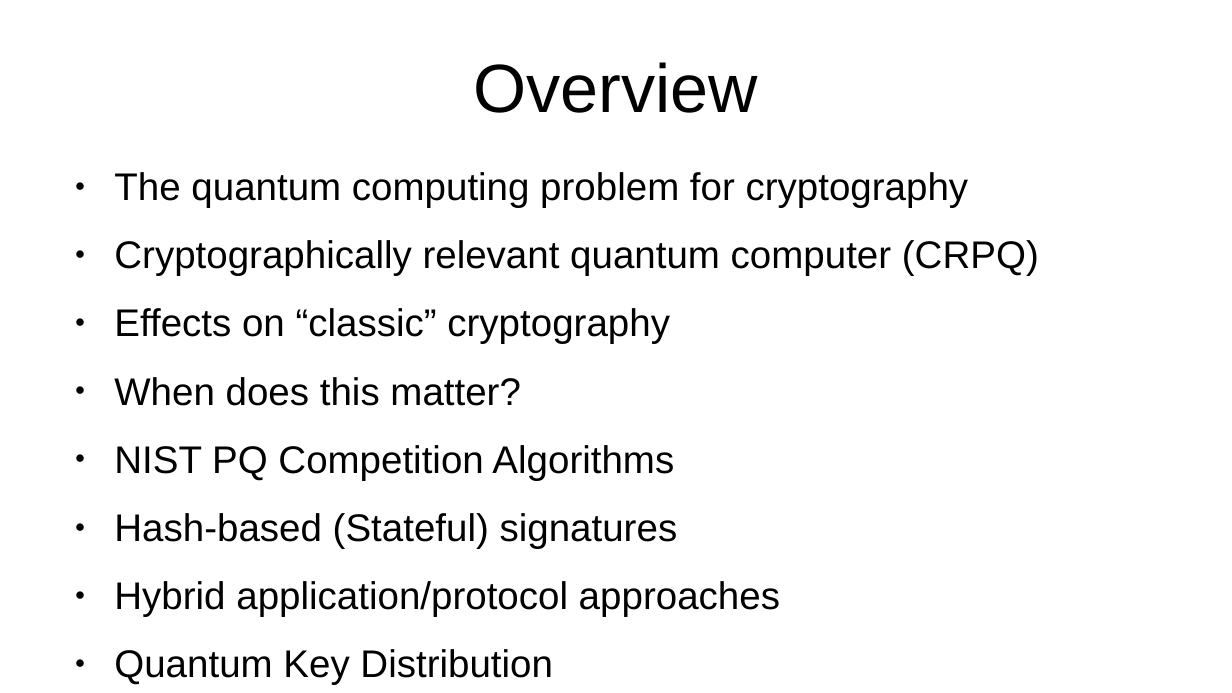
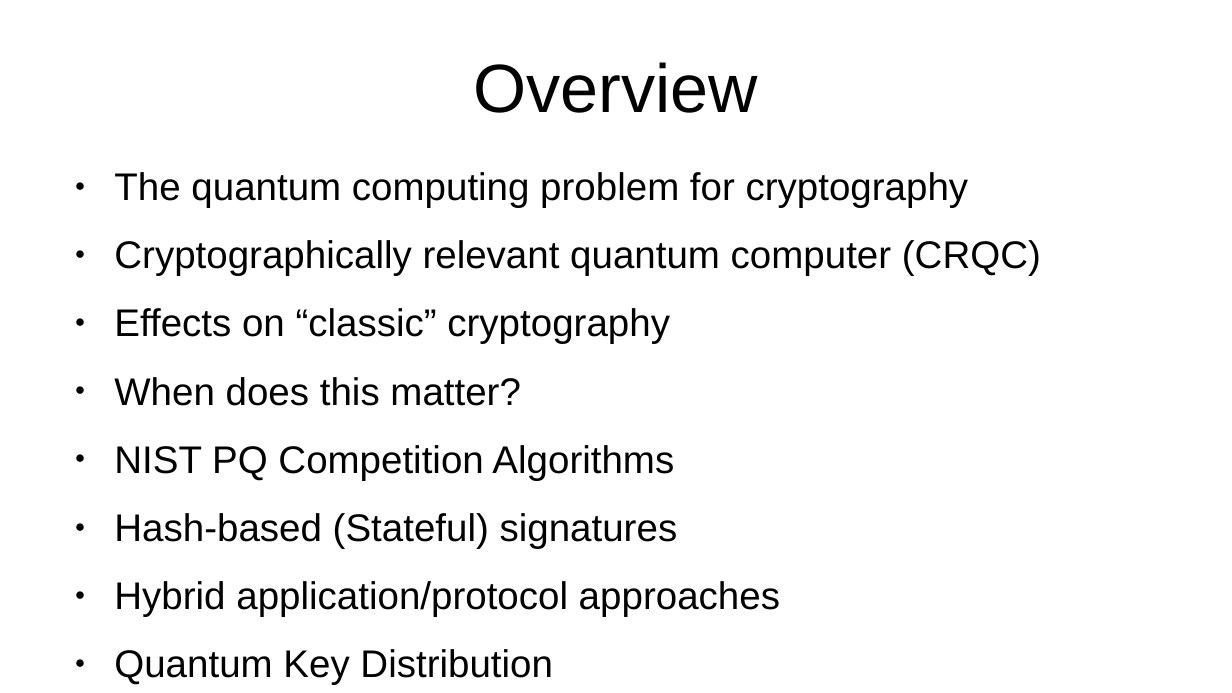
Before and after one commit to Teniola-Malomo/cs7053, a slide deck: slide 4 of 2026lectures/05-pqc.odp. Drawn at 1232x693 pixels with LibreOffice and Linux fonts; fonts in the diff are those of the drawing. Boxes give left, top, right and bottom in pixels: in the first picture for what was removed or moved away, otherwise in the second. Text is boxed around its words. In the diff, an @@ line names an element or a change of style, - is before the commit and + after.

```diff
--- a/2026lectures/05-pqc.odp
+++ b/2026lectures/05-pqc.odp
@@ text at bbox=[114, 240, 1041, 276]: text changed @@
-● Cryptographically relevant quantum computer (CRPQ)
+● Cryptographically relevant quantum computer (CRQC)
```
Also in this commit, not shown: 1 other slide changed, 1 other file.
